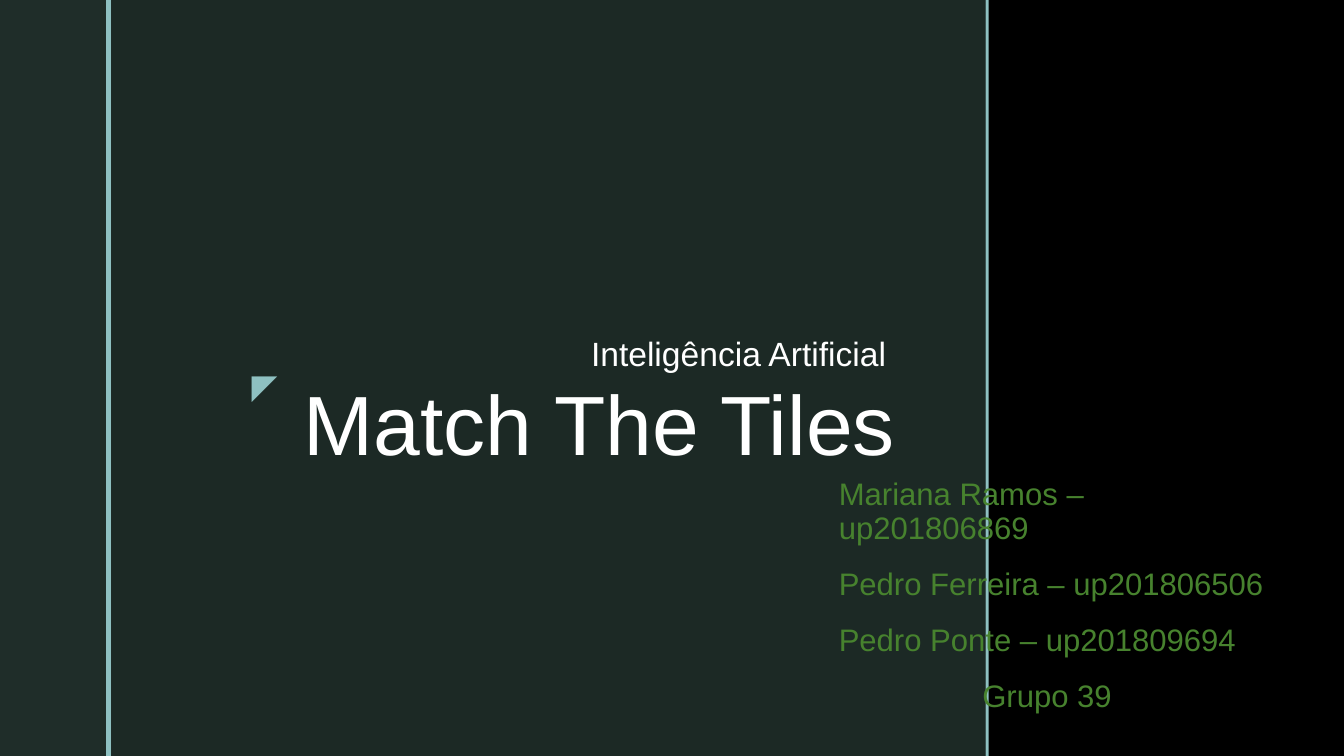
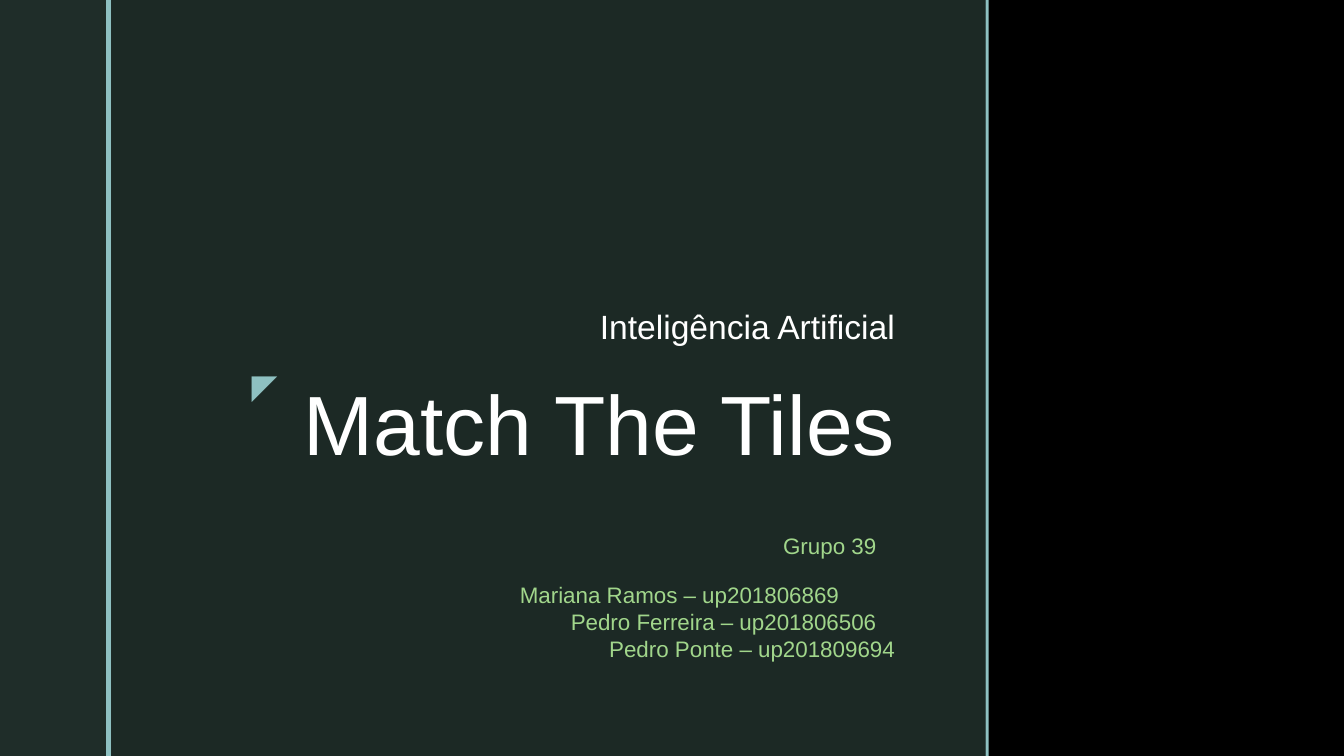
Before and after one commit to pedrovponte/IART-g39, a slide deck: slide 1 of docs/presentation.pptx. Drawn at 1344x756 pixels with LibreOffice and Linux fonts; fonts in the diff are those of the drawing; background and template pictures are left out. Boxes give left, top, right and bottom in pixels: in the first picture for what was removed or moved away, otherwise in the second. Text is boxed around its words. In the diff, an @@ line names an element or a change of style, - is before the commit and + after.

```diff
--- a/docs/presentation.pptx
+++ b/docs/presentation.pptx
@@ subtitle "Inteligência Artificial": place and size @@
-subtitle "Inteligência Artificial" at bbox=[591, 341, 886, 373]
+subtitle "Inteligência Artificial" at bbox=[600, 314, 895, 346]
@@ text "Grupo 39": place and size @@
-text "Grupo 39" at bbox=[839, 481, 1263, 713]
+text "Grupo 39" at bbox=[520, 538, 895, 662]
@@ text at bbox=[839, 481, 1263, 657]: paragraphs removed @@
-Mariana Ramos – up201806869
-Pedro Ferreira – up201806506
-Pedro Ponte – up201809694
@@ text at bbox=[783, 538, 876, 559]: size 22.2 to 16 pt, text colour #47822E to #A1D68B in "Grupo 39"; alignment centre to right; line spacing 0.9 to 1 @@
@@ text at bbox=[520, 587, 895, 662]: paragraph added @@
+Mariana Ramos – up201806869 Pedro Ferreira – up201806506 Pedro Ponte – up201809694
```
Also in this commit, not shown: 5 other slides changed.
